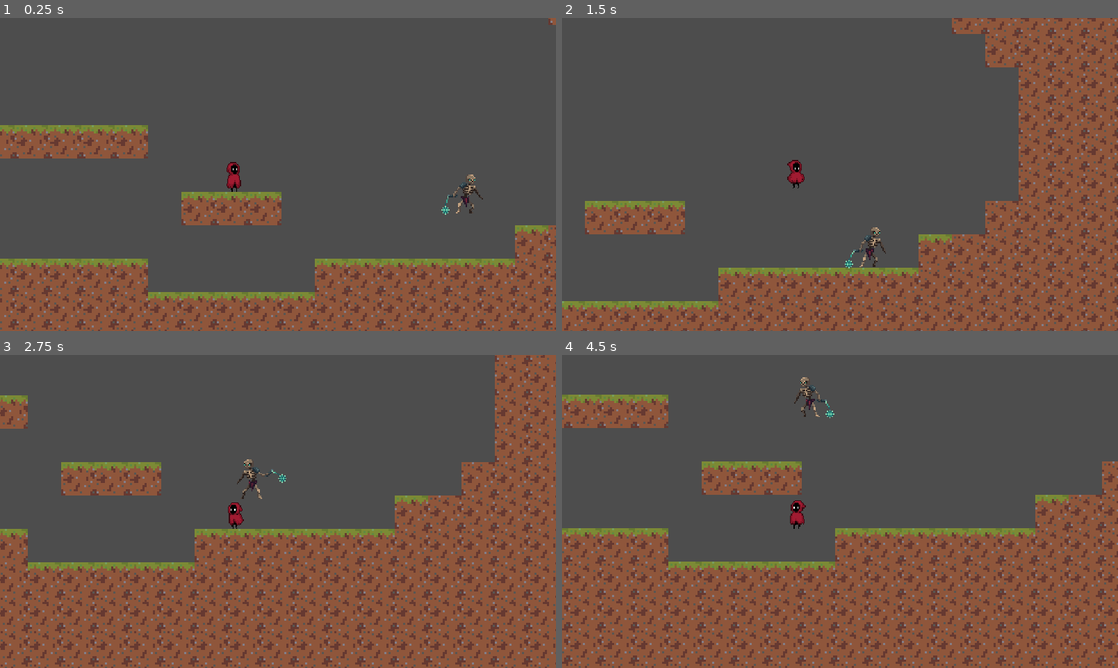
Above: before the commit, frames 1-4 (two rows, left to right).
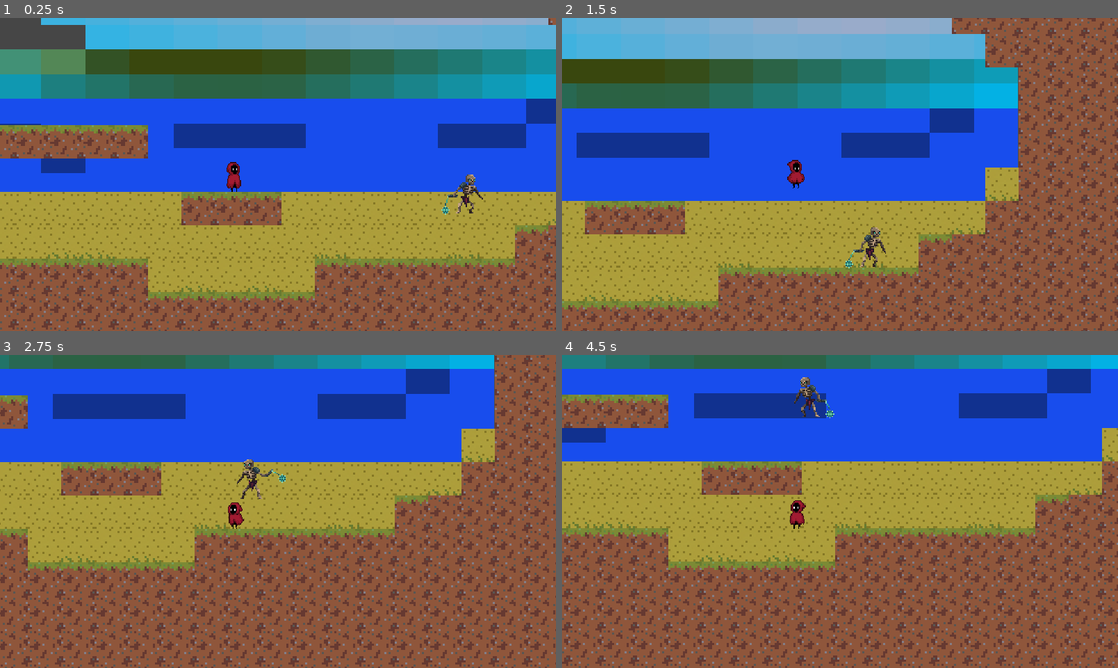
Above: after the commit, the same moments.

Repository: yeegz/Fallen-Asteri
Game: Godot game, scene res://scene.tscn
Same seed, same stepped clock (60 frames per second), same inputs: the game is played once before the commit and once after it. This scene is started directly instead of the project's main scene.
Inputs:
- Up to frame 1 (0.25 s): no input
- Up to frame 2 (1.5 s): tap Enter (ui_accept) at 0.5, 0.77 s; hold Right (ui_right) from 0.53 s (still down)
- Up to frame 3 (2.75 s): tap Enter (ui_accept) at 1.52 s; release Right (ui_right) at 2.03 s; hold Left (ui_left) from 2.03 s (still down)
- Up to frame 4 (4.5 s): release Left (ui_left) at 2.78 s; hold Right (ui_right) 2.78-4.28 s; tap Enter (ui_accept) at 3.02, 3.77 s; hold Left (ui_left) from 4.28 s (still down)

The runs differ from the first frame. In frame 1, 73% of the frame differs, in the area x 0-100%, y 0-88%; in frame 2, 62%; in frame 3, 47%; in frame 4, 52%.

Commit message:
add sprites and adjust background size

Diff:
--- a/scene.tscn
+++ b/scene.tscn
@@ -1,11 +1,15 @@
-[gd_scene load_steps=16 format=3 uid="uid://bplxua7pm7t3m"]
+[gd_scene load_steps=22 format=3 uid="uid://bplxua7pm7t3m"]
 
 [ext_resource type="Texture2D" uid="uid://byeqfi2rn1i6f" path="res://Sprite Assets/dirt.png" id="1_jjdho"]
 [ext_resource type="Texture2D" uid="uid://dtu1hwjhxyxuo" path="res://Sprite Assets/grass.png" id="2_nfj14"]
-[ext_resource type="Texture2D" uid="uid://uguu0mvxlppm" path="res://Temporary Files/pixil-frame-0.png" id="4_36fch"]
+[ext_resource type="Texture2D" path="res://Temporary Files/pixil-frame-0-12.png" id="3_mfda8"]
+[ext_resource type="Texture2D" path="res://Temporary Files/pixil-frame-0.png" id="4_36fch"]
 [ext_resource type="PackedScene" uid="uid://c8br3cr26rf1a" path="res://Scenes/character_body_2d.tscn" id="4_uge1f"]
+[ext_resource type="Texture2D" path="res://Temporary Files/pixil-frame-0-10.png" id="5_kso4v"]
 [ext_resource type="PackedScene" uid="uid://bbttsnhtdb1k5" path="res://Scenes/enemy_12d.tscn" id="5_qhj3c"]
+[ext_resource type="Texture2D" path="res://Temporary Files/pixil-frame-0-11.png" id="6_4p2ce"]
 [ext_resource type="PackedScene" uid="uid://d0kv8oi3d4d22" path="res://pause_menu.tscn" id="6_61ind"]
+[ext_resource type="Texture2D" path="res://Temporary Files/pixil-frame-0-9.png" id="7_smshe"]
 
 [sub_resource type="TileSetAtlasSource" id="TileSetAtlasSource_jovnk"]
 texture = ExtResource("1_jjdho")
@@ -21,6 +25,9 @@
 0:0/0/physics_layer_0/angular_velocity = 0.0
 0:0/0/physics_layer_0/polygon_0/points = PackedVector2Array(-8, -8, 8, -8, 8, 8, -8, 8)
 
+[sub_resource type="TileSetAtlasSource" id="TileSetAtlasSource_ikwgt"]
+texture = ExtResource("3_mfda8")
+
 [sub_resource type="TileSetAtlasSource" id="TileSetAtlasSource_frqtq"]
 texture = ExtResource("4_36fch")
 0:0/0 = 0
@@ -28,26 +35,37 @@
 0:0/0/physics_layer_0/angular_velocity = 0.0
 
 [sub_resource type="TileSetAtlasSource" id="TileSetAtlasSource_5nu7w"]
+texture = ExtResource("5_kso4v")
 0:0/0 = 0
 0:0/0/physics_layer_0/linear_velocity = Vector2(0, 0)
 0:0/0/physics_layer_0/angular_velocity = 0.0
 
 [sub_resource type="TileSetAtlasSource" id="TileSetAtlasSource_ocel6"]
+texture = ExtResource("6_4p2ce")
+0:0/0 = 0
+0:0/0/physics_layer_0/linear_velocity = Vector2(0, 0)
+0:0/0/physics_layer_0/angular_velocity = 0.0
+
+[sub_resource type="TileSetAtlasSource" id="TileSetAtlasSource_lf6yv"]
+texture = ExtResource("3_mfda8")
 0:0/0 = 0
 0:0/0/physics_layer_0/linear_velocity = Vector2(0, 0)
 0:0/0/physics_layer_0/angular_velocity = 0.0
 
 [sub_resource type="TileSetAtlasSource" id="TileSetAtlasSource_uowap"]
+texture = ExtResource("5_kso4v")
 0:0/0 = 0
 0:0/0/physics_layer_0/linear_velocity = Vector2(0, 0)
 0:0/0/physics_layer_0/angular_velocity = 0.0
 
 [sub_resource type="TileSetAtlasSource" id="TileSetAtlasSource_tbaaf"]
+texture = ExtResource("6_4p2ce")
 0:0/0 = 0
 0:0/0/physics_layer_0/linear_velocity = Vector2(0, 0)
 0:0/0/physics_layer_0/angular_velocity = 0.0
 
 [sub_resource type="TileSetAtlasSource" id="TileSetAtlasSource_wrsax"]
+texture = ExtResource("3_mfda8")
 0:0/0 = 0
 0:0/0/physics_layer_0/linear_velocity = Vector2(0, 0)
 0:0/0/physics_layer_0/angular_velocity = 0.0
@@ -62,6 +80,8 @@
 sources/7 = SubResource("TileSetAtlasSource_uowap")
 sources/8 = SubResource("TileSetAtlasSource_tbaaf")
 sources/9 = SubResource("TileSetAtlasSource_wrsax")
+sources/2 = SubResource("TileSetAtlasSource_ikwgt")
+sources/6 = SubResource("TileSetAtlasSource_lf6yv")
 
 [node name="Node2D" type="Node2D"]
 
@@ -75,10 +95,11 @@
 [node name="TextureRect" type="TextureRect" parent="."]
 show_behind_parent = true
 texture_filter = 1
-offset_left = -119.0
-offset_top = -49.0
-offset_right = 1442.0
-offset_bottom = 702.0
+offset_left = -11.0
+offset_top = -62.0
+offset_right = 1343.0
+offset_bottom = 697.0
+texture = ExtResource("7_smshe")
 
 [node name="CharacterBody2D" parent="." instance=ExtResource("4_uge1f")]
 position = Vector2(560, 316)
Not shown: 1 places in main menu.tscn that only renumber resources
